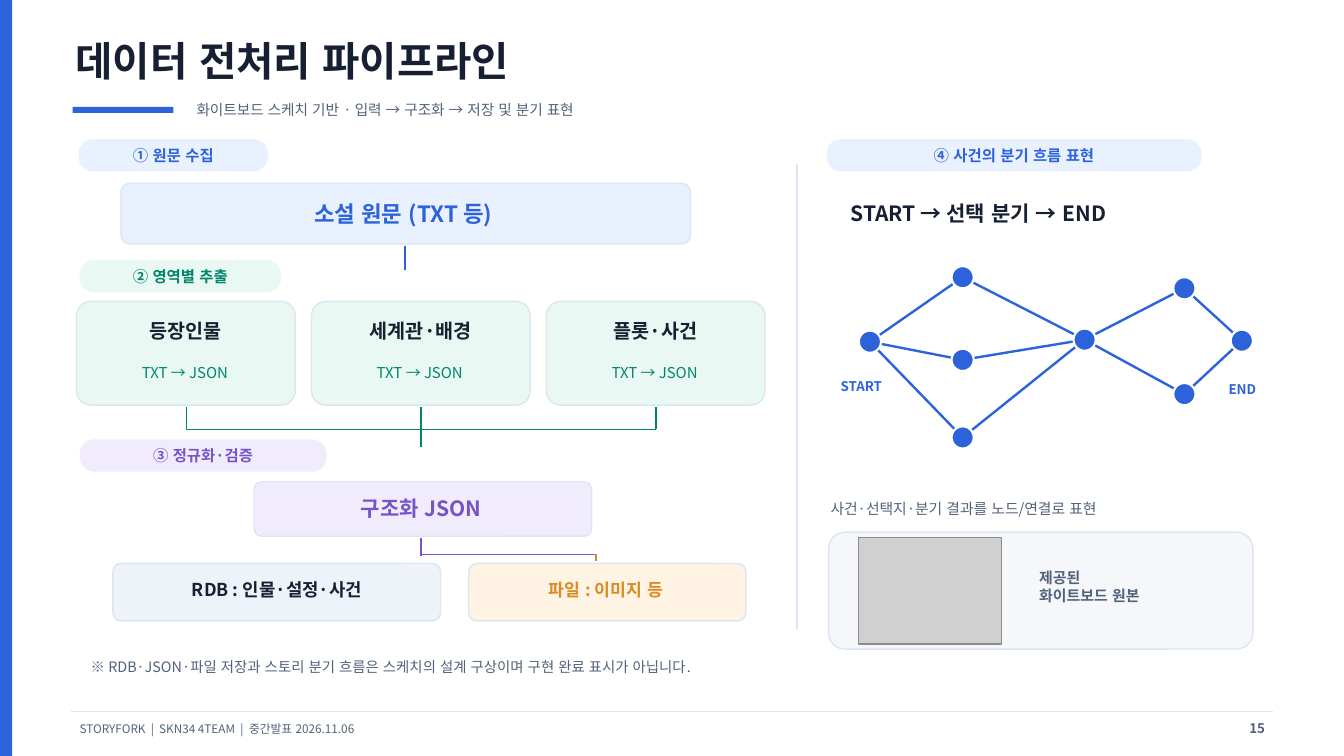
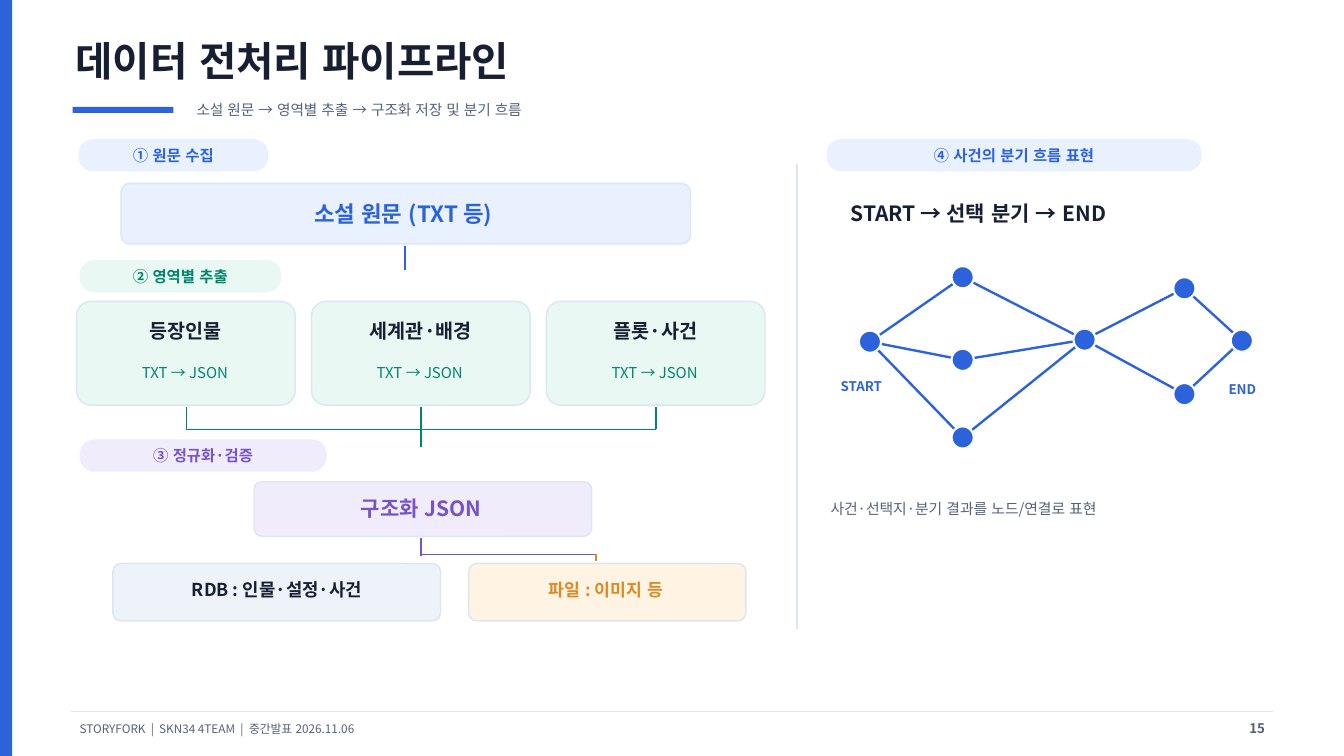
Before and after one commit to SKNETWORKS-FAMILY-AICAMP/SKN34-FINAL-4TEAM, a slide deck: slide 15 of docs/deliverables/SKN34-final-4Team_중간발표.pptx. Drawn at 1344x756 pixels with LibreOffice and Linux fonts; fonts in the diff are those of the drawing; grey boxes stand for pictures. Boxes give left, top, right and bottom in pixels: in the first picture for what was removed or moved away, otherwise in the second. Text is boxed around its words. In the diff, an @@ line names an element or a change of style, - is before the commit and + after.

```diff
--- a/docs/deliverables/SKN34-final-4Team_중간발표.pptx
+++ b/docs/deliverables/SKN34-final-4Team_중간발표.pptx
@@ text at (197, 103, 522, 116): text changed @@
-화이트보드 스케치 기반 · 입력 → 구조화 → 저장 및 분기 표현
+소설 원문 → 영역별 추출 → 구조화 저장 및 분기 흐름
@@ rounded rectangle removed at (829, 532, 1253, 649) @@
@@ picture removed at (859, 537, 1001, 644) @@
@@ text removed at (1039, 570, 1140, 603) @@
-제공된
-화이트보드 원본
@@ text removed at (108, 660, 691, 673) @@
-※ RDB·JSON·파일 저장과 스토리 분기 흐름은 스케치의 설계 구상이며 구현 완료 표시가 아닙니다.
```
Also in this commit, not shown: 5 other slides changed.
